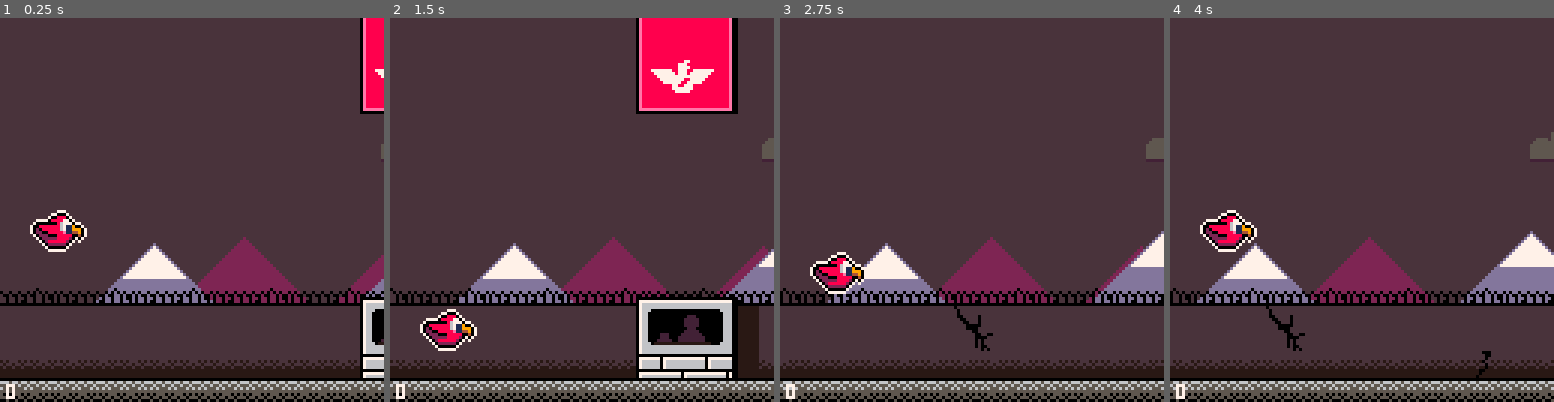
Above: before the commit, frames 1-4 (left to right).
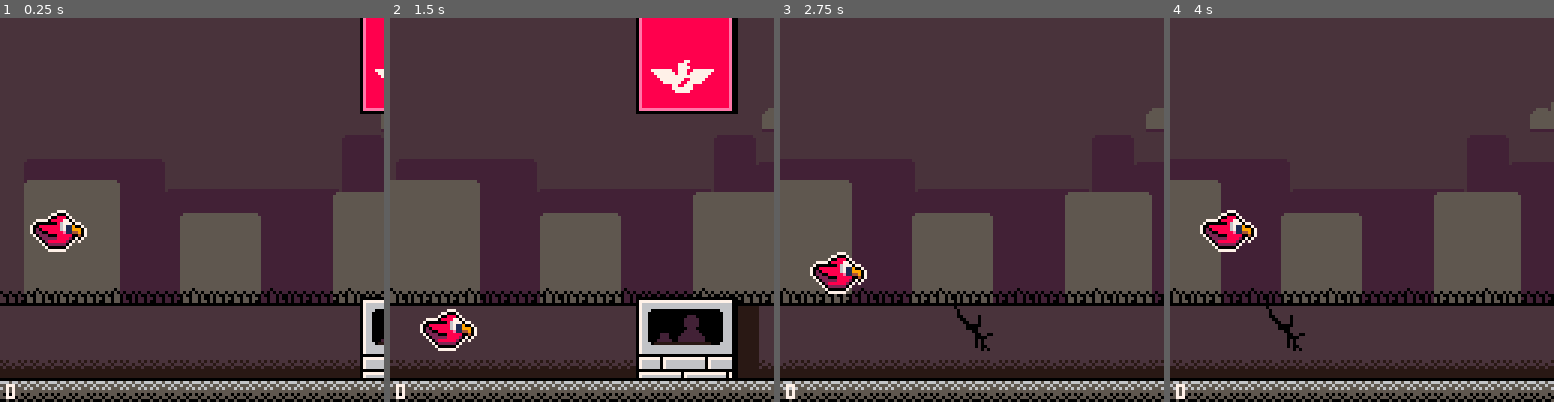
Above: after the commit, the same moments.

Repository: pixelrip/flappy
Game: PICO-8 cartridge flappy.p8
The game is run twice, just before and just after one commit, with the same random seed, the same clock (stepped at 60 frames per second) and the same inputs.
Inputs:
- Up to frame 1 (0.25 s): no input
- Up to frame 2 (1.5 s): tap X (X key) at 0.33, 1.07 s; tap O (Z key) at 0.7 s
- Up to frame 3 (2.75 s): tap O (Z key) at 1.7, 2.1, 2.5 s; tap X (X key) at 1.85 s
- Up to frame 4 (4 s): tap O (Z key) at 2.9, 3.3, 3.7 s; tap X (X key) at 2.97 s

The runs differ from the first frame. In frame 1, 17% of the frame differs, in the area x 6-100%, y 25-75%; in frame 2, 20%, in the area x 0-100%, y 23-75%; in frame 3, 19%; in frame 4, 20%.

Commit message:
building and cloud spawning!

Diff:
--- a/src/buildings.lua
+++ b/src/buildings.lua
@@ -11,22 +11,23 @@
         add(self.layers, {
             buildings = {},
             speed = game:get_speed()/6,
-            color = 2,
-            cap_max = 0,
-            cap_min = 0,
-            size_max = 60,
-            size_min = 50,
-            offset = true
+            color = 10,
+            h_max = 60,
+            h_min = 30,
+            w_max = 80,
+            w_min = 10,
+            gap = false
         })
 
         add(self.layers, {
             buildings = {},
             speed = game:get_speed()/4,
-            color = 13,
-            cap_max = 16,
-            cap_min = 8,
-            size_max = 64,
-            size_min = 48,
+            color = 5,
+            h_max = 50,
+            h_min = 30,
+            w_max = 60,
+            w_min = 20,
+            gap = true
         })
 
         -- Spawn initial buildings
@@ -57,79 +58,69 @@
 
     -- "Private" methods
 
-    _init_layer = function(self, layer)
-        for i = 0, 3 do
-            local _size = rnd_between(layer.size_min, layer.size_max)
-            local _x = i * flr(_size * 1.55)
-
-            if layer.offset and i == 0 then
-                _x += _size/2
+    _init_layer = function(self, _l)
+        local _nx = 10
+        for i = 0, 5 do
+            local _nw = self:_spawn_building(_nx, _l)
+            _nx += _nw
+            if _l.gap then
+                _nx += rnd_between(8, 32)
             end
-
-            -- TODO: DRY this up with _update_layer
-            add(layer.buildings, {
-                x = _x,
-                size = _size,
-                cap = rnd_between(layer.cap_min, layer.cap_max),
-                color = layer.color,
-            })
         end
     end,
 
-    _update_layer = function(self, layer)
+    _update_layer = function(self, _l)
         -- Move all buildings
-        for building in all(layer.buildings) do
-            building.x -= layer.speed
+        for building in all(_l.buildings) do
+            building.x -= _l.speed
         end
 
-        -- Check if leftmost building is off screen
-        local leftmost = layer.buildings[1]
+        -- Check if leftmost _lm building is off screen
+        local _lm = _l.buildings[1]
 
-        if leftmost.x and leftmost.x < -leftmost.size * 2 then
-            -- Remove leftmost building
-            del(layer.buildings, leftmost)
+        if _lm.x < -_lm.w then
+            -- Remove _lm building
+            del(_l.buildings, _lm)
+        end
 
+        -- Check if rightmost (_rm) building is on screen
+        local _rm = _l.buildings[#_l.buildings]
+
+        if _rm.x + _rm.w > 127 then
             -- Add new building to the right
-            local rightmost = layer.buildings[#layer.buildings]
-            local _size = rnd_between(layer.size_min, layer.size_max)
-            local _x = rightmost.x + flr(rightmost.size * 1.75)
+            local _x = _rm.x + _rm.w
 
-            -- TODO: DRY this up with _init_layer
-            add(layer.buildings, {
-                x = _x,
-                size = _size,
-                cap = rnd_between(layer.cap_min, layer.cap_max),
-                color = layer.color,
-            })
+            if _l.gap then
+                _x += rnd_between(8, 32)
+            end
+            self:_spawn_building(_x, _l)
         end
 
     end,
 
+    _spawn_building = function(self, _x, _l)
+        local _w = rnd_between(_l.w_min, _l.w_max)
+        local _h = rnd_between(_l.h_min, _l.h_max)
+
+        log( "spawn building: x:".._x.." w:".._w.." h:".._h )
+
+        add(_l.buildings, {
+            x = _x,
+            w = _w,
+            h = _h,
+            color = _l.color,
+        })
+
+        return _w
+    end,
+
     _draw_building = function(self, opts)
         opts = opts or {}
-        local _size = opts.size or 42
+        local _h = opts.h or 42
+        local _w = opts.w or 42
         local _x = opts.x or 0
-        local _cap = opts.cap or 0
-        local _color = opts.color or 13
+        local _color = opts.color or 12
 
-        for i = 0, _size do
-            local _lx = _x + i
-            local _rx = _x + (_size * 2 - i)
-            local _y0 = 128 - i
-            local _y1 = 128
-
-            -- Draw building sides
-            line(_lx, _y0, _lx, _y1, _color)
-            line(_rx, _y0, _rx, _y1, _color)
-
-            -- Draw snow cap
-            if _size - i < _cap then
-                local _ny0 = _y0 + 1
-                local _ny1 = 128 - _size + _cap
-
-                line(_lx, _ny0, _lx, _ny1, 7)
-                line(_rx, _ny0, _rx, _ny1, 7)
-            end
-        end
+        rrectfill(_x, 96-_h, _w, _h, 1, _color)
     end,
 }
--- a/src/clouds.lua
+++ b/src/clouds.lua
@@ -65,7 +65,7 @@
 
         add(self.list, {
             x = 128,
-            y = rnd_between(0, 64),
+            y = rnd_between(0, 32),
             sx = _d[1],
             sy = _d[2],
             sw = _d[3],
